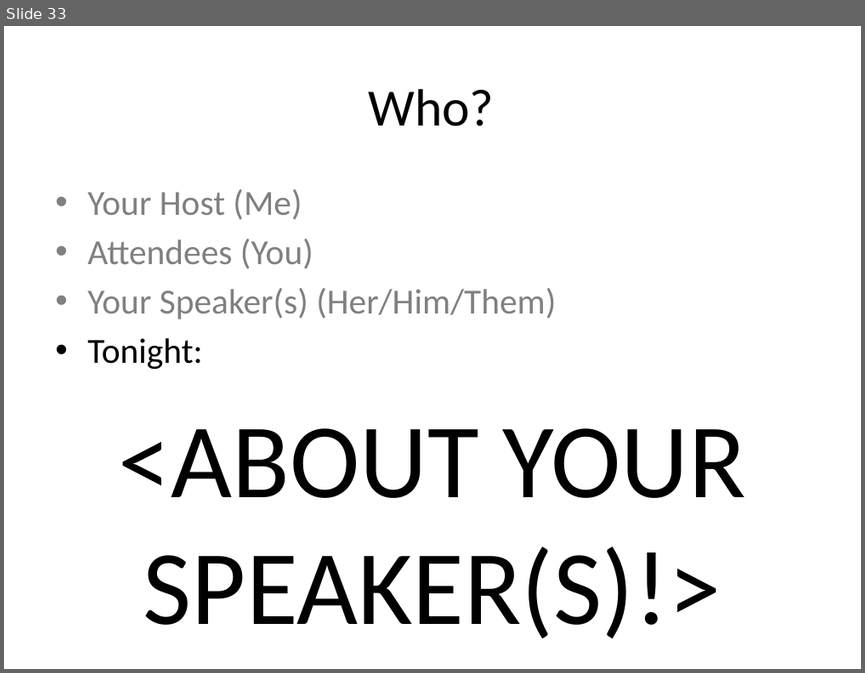
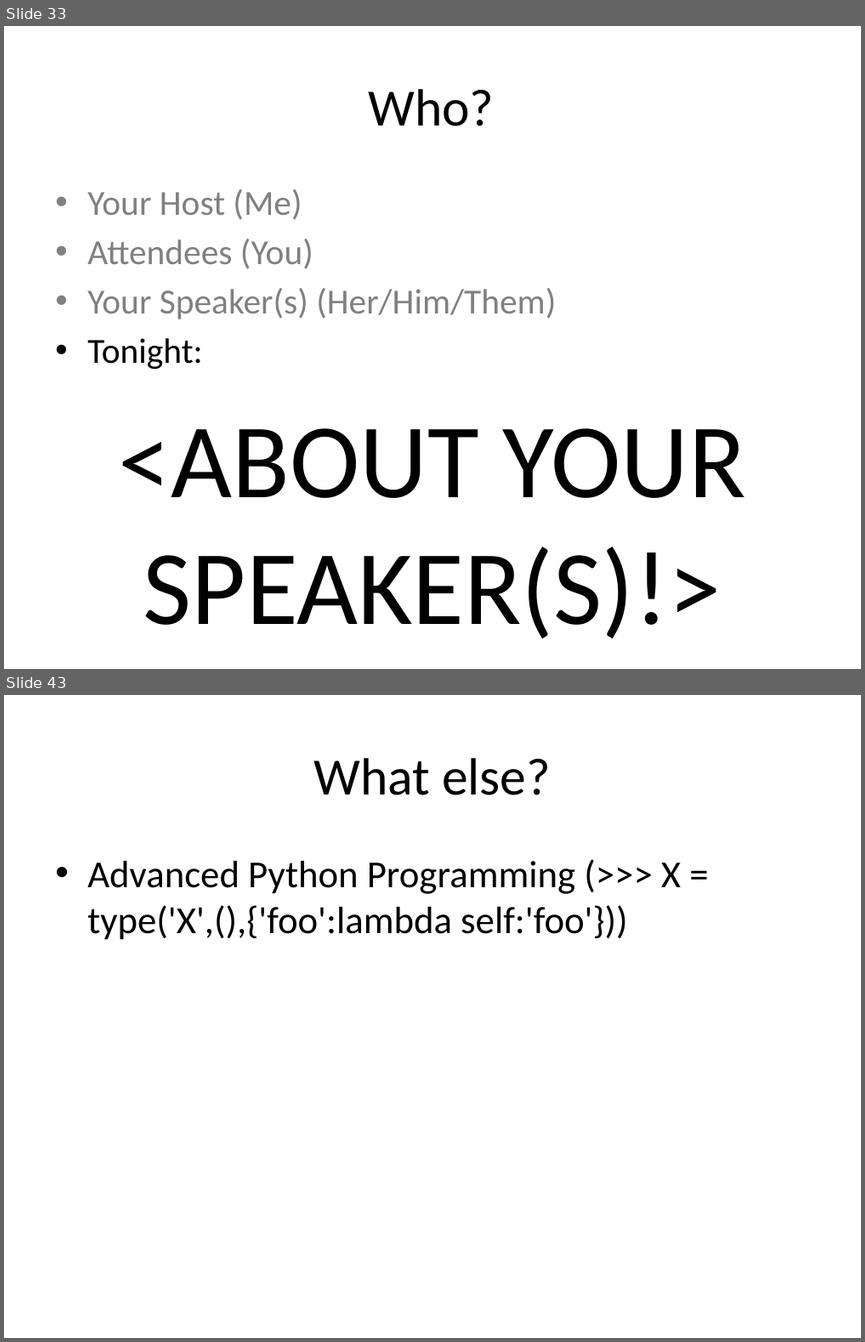
Before and after one commit to DCPython/generic-meetup-slides, a slide deck: DC Python Generic Meetup Slides.pptx. Shown one above the other, each under a label of ours: slide 33 before the commit, slides 33 and 43 after it; the slides between them are not shown. The pictures are 865x673 and 865x1342 pixels, drawn with LibreOffice and Linux fonts; fonts in the diff are those of the drawing. Boxes give left, top, right and bottom in pixels: in the first picture for what was removed or moved away, otherwise in the second. Text is boxed around its words. In the diff, an @@ line names an element or a change of style, - is before the commit and + after.

```diff
--- a/DC Python Generic Meetup Slides.pptx
+++ b/DC Python Generic Meetup Slides.pptx
@@ slide 43 added at box(4, 695, 861, 1338), background #FFFFFF @@
@@ title added at box(314, 758, 551, 795), 44 pt, text #000000 @@
+What else?
@@ text added at box(87, 861, 681, 940), 32 pt, text #000000 @@
+• Advanced Python Programming (>>> X = type('X',(),{'foo':lambda self:'foo'}))
```
Also in this commit, not shown: 13 other slides added.
